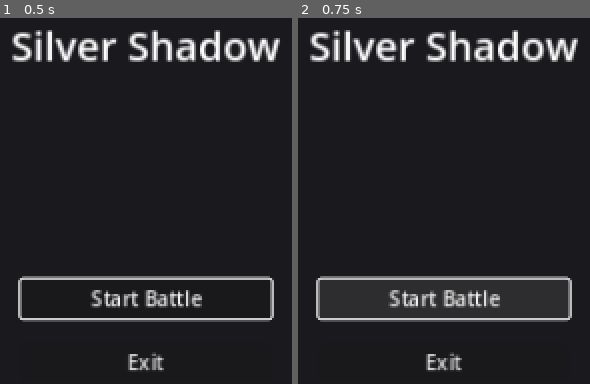
Above: before the commit, frames 1-2 (left to right).
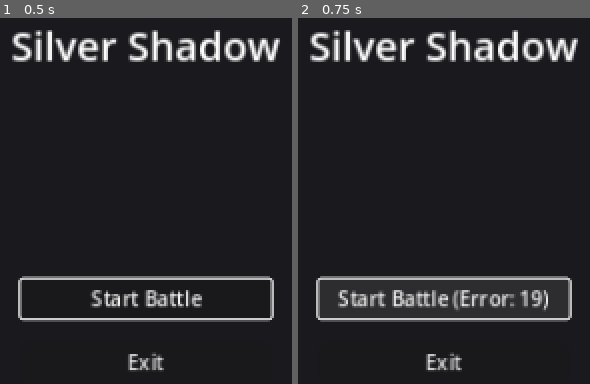
Above: after the commit, the same moments.

Repository: ihwooMil/silver-shadow-tactical
Game: Godot game, scene res://scenes/Main.tscn
The game is run twice, just before and just after one commit, with the same random seed, the same clock (stepped at 60 frames per second) and the same inputs.
Inputs:
- Up to frame 1 (0.5 s): no input
- Up to frame 2 (0.75 s): click "Start Battle" at 0.5 s

Frame 1 is identical in both runs. In frame 2, 2.2% of the frame differs, in the area x 13-86%, y 74-80%.

Commit message:
Debug: Add button feedback and unit validation

Diff:
--- a/scripts/BattleEngine.gd
+++ b/scripts/BattleEngine.gd
@@ -14,6 +14,11 @@
 func _process(delta):
 	if not is_active: return
 
+	if units.is_empty():
+		print("WARNING: BattleEngine has no units!")
+		is_active = false
+		return
+
 	for unit in units:
 		if unit.hp <= 0: continue
 
--- a/scripts/MainMenu.gd
+++ b/scripts/MainMenu.gd
@@ -4,7 +4,15 @@
 	$VBoxContainer/StartButton.grab_focus()
 
 func _on_start_button_pressed():
-	print("Start button pressed, switching to Battle scene...")
+	print("Start button pressed! Event received.")
+	$VBoxContainer/StartButton.disabled = true
+	$VBoxContainer/StartButton.text = "Loading..."
+
+	# 리소스 존재 여부 확인 로그
+	print("Checking scenes/Battle.tscn exists: ", ResourceLoader.exists("res://scenes/Battle.tscn"))
+
 	var result = get_tree().change_scene_to_file("res://scenes/Battle.tscn")
 	if result != OK:
 		print("Failed to change scene! Error code: ", result)
+		$VBoxContainer/StartButton.disabled = false
+		$VBoxContainer/StartButton.text = "Start Battle (Error: " + str(result) + ")"
